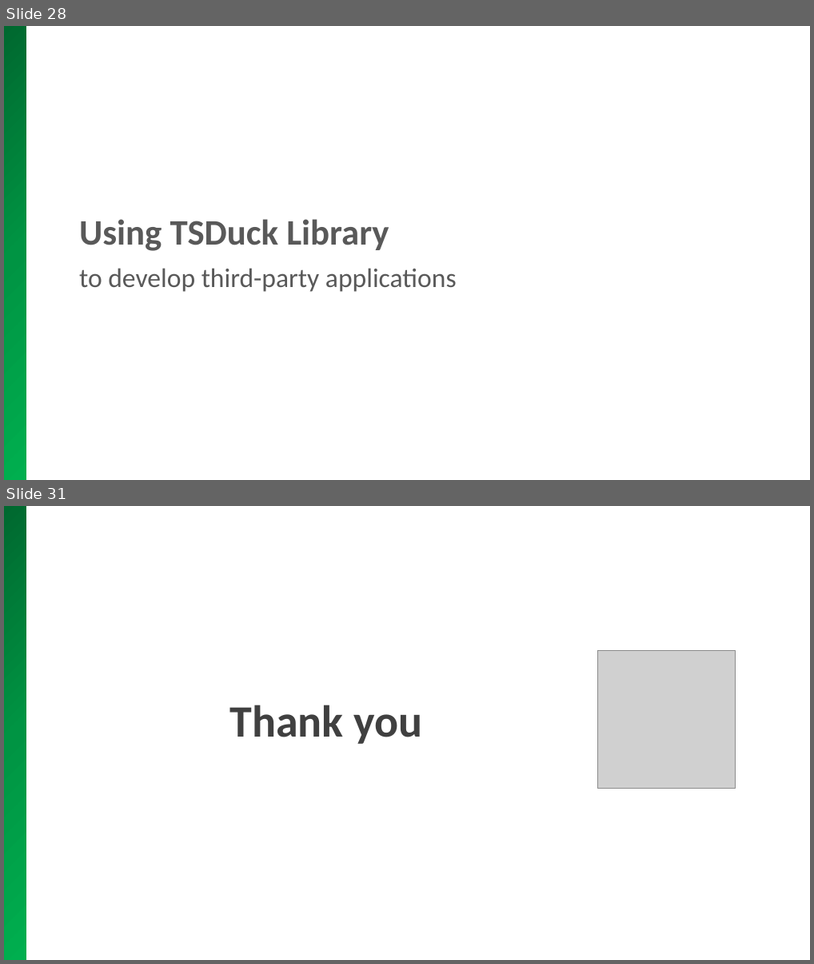
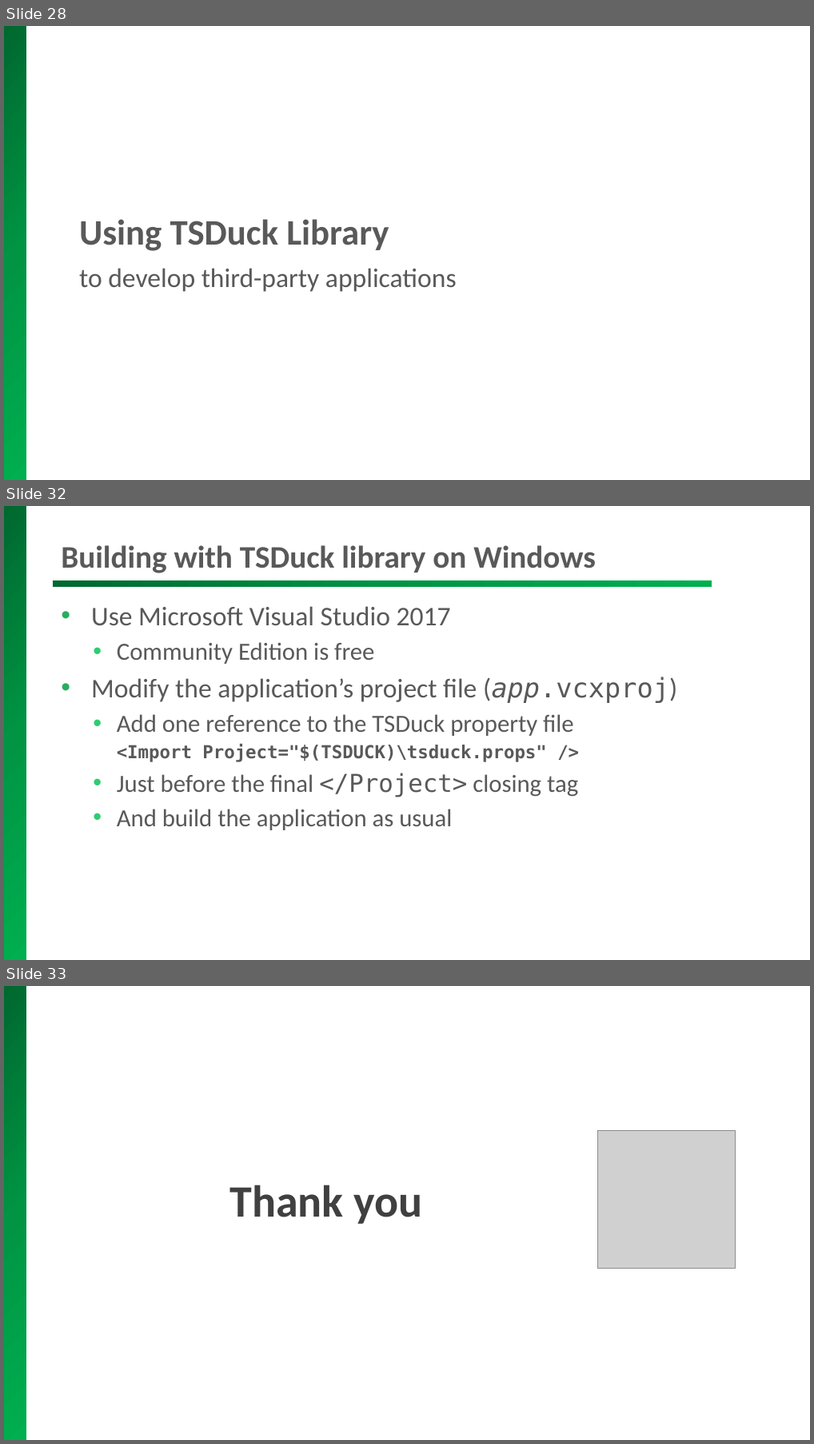
Before and after one commit to tsduck/tsduck, a slide deck: doc/tsduck-presentation.pptx. Shown one above the other, each under a label of ours: slides 28 and 31 before the commit, slides 28, 32 and 33 after it; the slides between them are not shown. The pictures are 814x964 and 814x1444 pixels, drawn with LibreOffice and Linux fonts; fonts in the diff are those of the drawing; grey boxes stand for pictures; background and template pictures are left out. Boxes give left, top, right and bottom in pixels: in the first picture for what was removed or moved away, otherwise in the second. Text is boxed around its words. In the diff, an @@ line names an element or a change of style, - is before the commit and + after.

Commit message:
Added development environment option in Windows installer.
Switched to version 3.2.

```diff
--- a/doc/tsduck-presentation.pptx
+++ b/doc/tsduck-presentation.pptx
@@ slide 32 added at [4,506,810,960], background #FFFFFF; not listed: 1 template element that a slide beside it also shows @@
@@ title added at [61,545,596,573], 28 pt, text #595959, bold @@
+Building with TSDuck library on Windows
@@ rectangle added at [53,580,712,587], fill gradient #00682F to #009443 to #00B050 @@
@@ text added at [91,606,678,830], 22 pt, text #595959 @@
+• Use Microsoft Visual Studio 2017
+  • Community Edition is free
+• Modify the application’s project file (app.vcxproj)
+  • Add one reference to the TSDuck property file
+    <Import Project="$(TSDUCK)\tsduck.props" />
+  • Just before the final </Project> closing tag
+  • And build the application as usual
@@ what was slide 31 is now slide 33 @@
```
Also in this commit, not shown: 6 slides changed, 1 other slide added, 17 other files.
